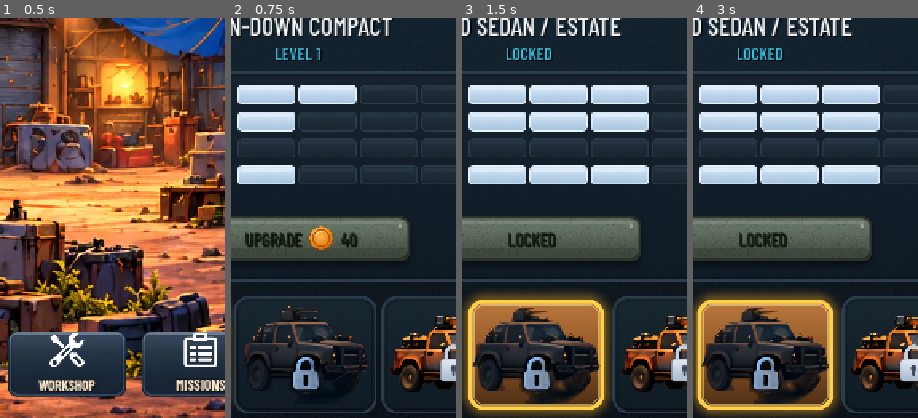
Above: before the commit, frames 1-4 (left to right).
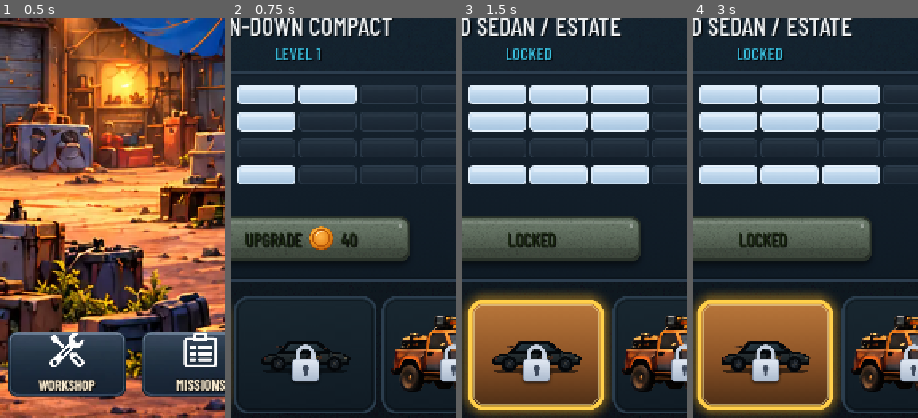
Above: after the commit, the same moments.

Repository: phantompixel-developer/FortKnocks
Game: Godot game, scene res://game/core/app.tscn
The game is run twice, just before and just after one commit, with the same random seed, the same clock (stepped at 60 frames per second) and the same inputs.
Inputs (mouse positions are % of the whole screen's width and height, from its top left):
- Up to frame 1 (0.5 s): no input
- Up to frame 2 (0.75 s): click "GARAGE" at 0.5 s
- Up to frame 3 (1.5 s): click (92, 52) at 1.25 s
- Up to frame 4 (3 s): click (92, 52) at 2 s; click (8, 52) at 2.75 s
The pictures show only the part of the screen within x 35-85%, y 50-100%; the shares and areas given below are measured in that part.

Frame 1 is identical in both runs. In frame 2, 3.2% of the frame differs, in the area x 6-61%, y 72-94%; in frame 3, 8.0%, in the area x 4-62%, y 72-97%; in frame 4, 8.0%.

Commit message:
ui: keep real vehicle silhouettes in locked Garage cards

Diff:
--- a/game/progression/garage_screen.gd
+++ b/game/progression/garage_screen.gd
@@ -17,7 +17,6 @@
 const ICON_FUEL := GARAGE_ROOT + "/png/icons/icon_stat_fuel.png"
 const ICON_LOAD := GARAGE_ROOT + "/png/icons/icon_stat_load.png"
 const PICKUP_THUMB := GARAGE_ROOT + "/art/thumb_veh_01_scavenger_pickup_PLACEHOLDER.png"
-const LOCKED_THUMB := GARAGE_ROOT + "/art/thumb_veh_02_locked_PLACEHOLDER.png"
 
 const PANEL_PATH := "res://assets/art/claude_assets/1_Asset_Kit/00_shared/png/ui/panel_stats_9s.png"
 const CARD_PATH := "res://assets/art/claude_assets/1_Asset_Kit/00_shared/png/ui/card_item_9s.png"
@@ -363,21 +362,9 @@
 			thumb.stretch_mode = TextureRect.STRETCH_KEEP_ASPECT_CENTERED
 			thumb.mouse_filter = Control.MOUSE_FILTER_IGNORE
 			thumb.material = _sharpen_material(0.10)
+			if locked:
+				thumb.modulate = Color(0.42, 0.45, 0.52, 1.0)
 			card.add_child(thumb)
-		elif locked:
-			var locked_thumb := TextureRect.new()
-			locked_thumb.texture = ProductionUIScript.texture(LOCKED_THUMB)
-			locked_thumb.texture_filter = CanvasItem.TEXTURE_FILTER_LINEAR
-			locked_thumb.set_anchors_preset(Control.PRESET_FULL_RECT)
-			locked_thumb.offset_left = 12.0
-			locked_thumb.offset_top = 12.0
-			locked_thumb.offset_right = -12.0
-			locked_thumb.offset_bottom = -12.0
-			locked_thumb.expand_mode = TextureRect.EXPAND_IGNORE_SIZE
-			locked_thumb.stretch_mode = TextureRect.STRETCH_KEEP_ASPECT_CENTERED
-			locked_thumb.mouse_filter = Control.MOUSE_FILTER_IGNORE
-			locked_thumb.material = _sharpen_material(0.08)
-			card.add_child(locked_thumb)
 		else:
 			var preview := PlatformShowcase.new()
 			preview.set_anchors_preset(Control.PRESET_FULL_RECT)
@@ -389,9 +376,11 @@
 			preview.draw_floor_shadow = false
 			preview.max_display_width = 205.0
 			preview.configure(definition.id)
+			if locked:
+				preview.modulate = Color(0.42, 0.45, 0.52, 1.0)
 			card.add_child(preview)
 
-		if locked and definition.id == "pickup":
+		if locked:
 			var lock := TextureRect.new()
 			lock.texture = ProductionUIScript.texture(LOCK_PATH)
 			lock.texture_filter = CanvasItem.TEXTURE_FILTER_LINEAR
